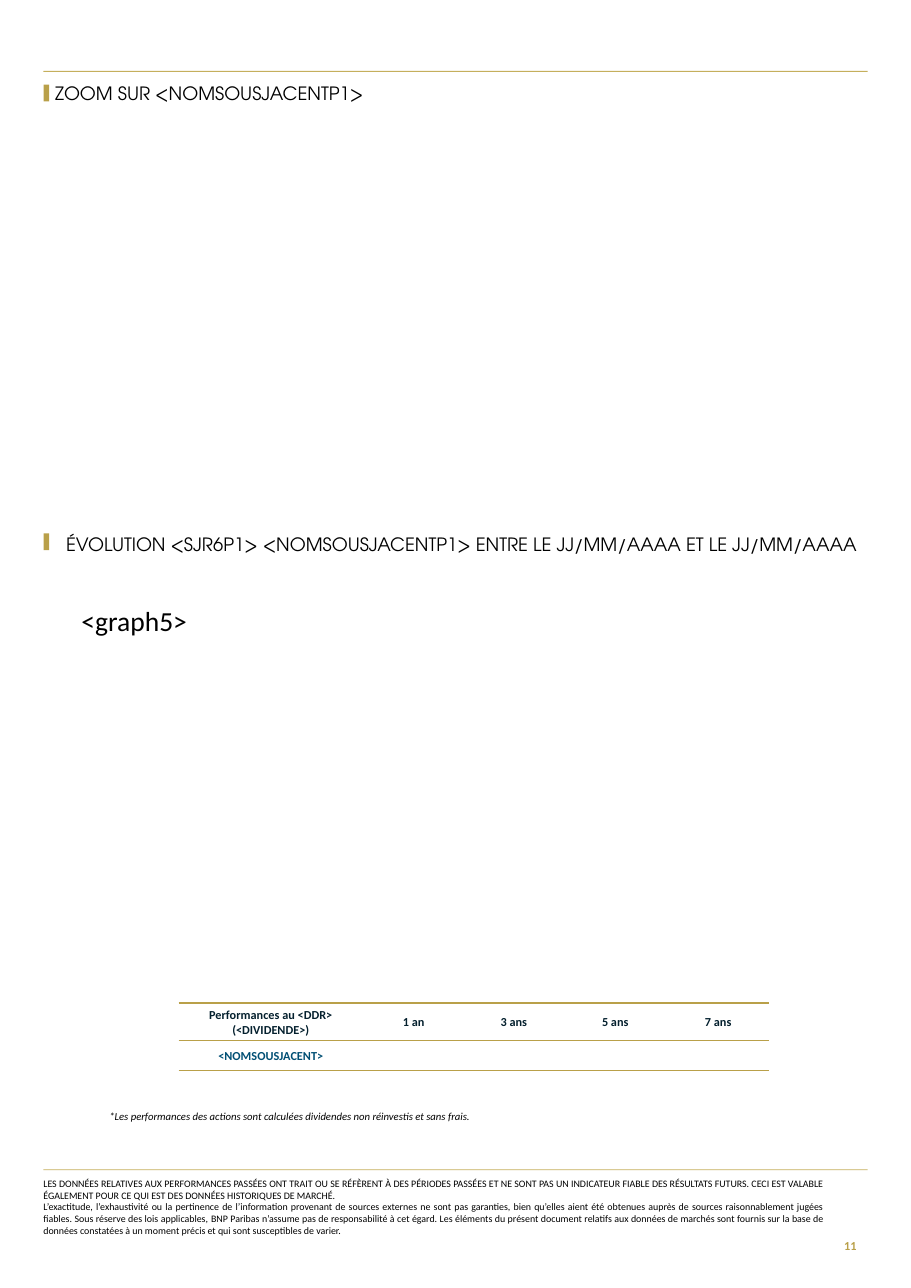
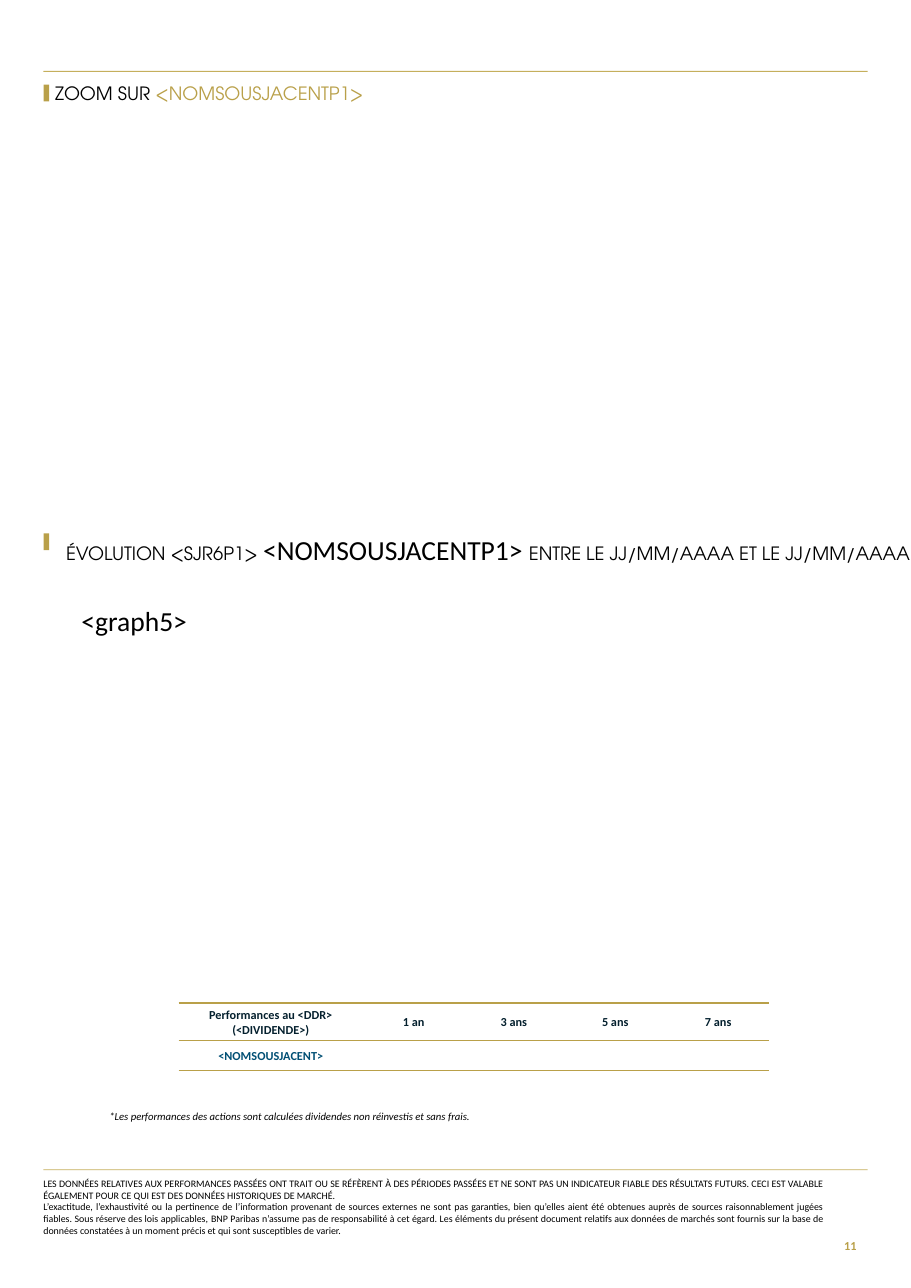
Before and after one commit to guillaumejacquin/equitim-project, a slide deck: slide 11 of Templates/testmercredi.pptx. Drawn at 911x1288 pixels with LibreOffice and Linux fonts; fonts in the diff are those of the drawing; background and template pictures are left out. Boxes give left, top, right and bottom in pixels: in the first picture for what was removed or moved away, otherwise in the second. Text is boxed around its words. In the diff, an @@ line names an element or a change of style, - is before the commit and + after.

```diff
--- a/Templates/testmercredi.pptx
+++ b/Templates/testmercredi.pptx
@@ text "ZOOM SUR <NOMSOUSJACENTP1>" at box(55, 86, 363, 102): text colour #000000 to #B9A049 in "<NOMSOUSJACENTP1>" @@
@@ text "ÉVOLUTION <SJR6P1> <NOMSOUSJACENTP1> ENTRE LE ..." at box(66, 542, 910, 563): size 12 to 18 pt, font TeX Gyre Adventor to Calibri in "<NOMSOUSJACENTP1>" @@
```
Also in this commit, not shown: 3 other slides changed, 16 other files.
